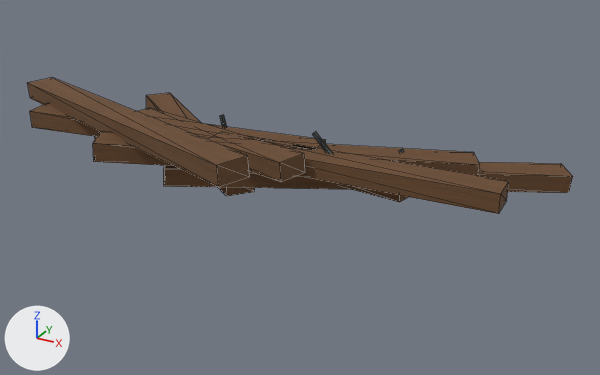
Renders of the OBJ model Assets/ProjectOEN/ProductionArt/Meshes/environment_set_dressing/en-002_broken_plank_pile__medium.obj from each side of a commit.
Both versions are drawn from a camera (50 mm lens) standing at (1.44, -2.29, 1.17) and looking at (0.15, 0.06, -0.01). The axes (+X, +Y, +Z) are drawn at lower left. The lights are the same throughout. The older version comes first. Mesh edges are drawn as thin lines. Where no turn or scale is listed for an object, it has been applied to the vertices. Vertices at exactly the same position are counted once.

The scene before the commit, as lines of its bpy script (objects in view):
```python
me_en_002_broken_plank_pile__medium = bpy.data.meshes.new('en-002_broken_plank_pile__medium')
me_en_002_broken_plank_pile__medium.from_pydata(...)  # 114 vertices, 180 faces; spans x -1.07..0.99, y -0.54..0.58, z -0.02..0.3
# faces by material slot: [108, 72]
me_en_002_broken_plank_pile__medium.materials.append(mat_wood)  # picture img_wood_albedo_png
me_en_002_broken_plank_pile__medium.materials.append(mat_metal)  # picture img_metal_albedo_png
ob_en_002_broken_plank_pile__medium = bpy.data.objects.new('en-002_broken_plank_pile__medium', me_en_002_broken_plank_pile__medium)
ob_en_002_broken_plank_pile__medium.location = (0.0, 0.0, 0.0)
```
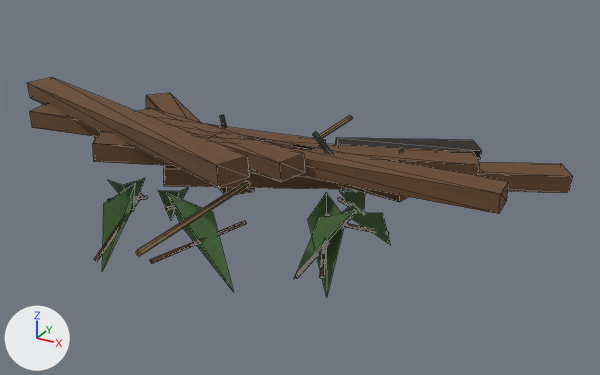
Boxes [x1, y1, x2, y2] around the edits, measured in the pictures (600 x 375 px):
'en-002_broken_plank_pile__medium', reshaped (61% taller): before [28, 78, 573, 214]; after [28, 78, 573, 297]
part 1 of me_en_002_broken_plank_pile__medium, added: after [94, 115, 482, 297]

The change, as a diff of the scene's bpy script:
```diff
--- a/Assets/ProjectOEN/ProductionArt/Meshes/environment_set_dressing/en-002_broken_plank_pile__medium.obj.py
+++ b/Assets/ProjectOEN/ProductionArt/Meshes/environment_set_dressing/en-002_broken_plank_pile__medium.obj.py
@@ img_leaf_albedo_png @@
+img_leaf_albedo_png = load_image('leaf_albedo.png', '../../Materials/Textures/leaf_albedo.png', 1024, 1024, 'sRGB')
@@ img_rope_albedo_png @@
+img_rope_albedo_png = load_image('rope_albedo.png', '../../Materials/Textures/rope_albedo.png', 1024, 1024, 'sRGB')
@@ img_char_albedo_png @@
+img_char_albedo_png = load_image('char_albedo.png', '../../Materials/Textures/char_albedo.png', 1024, 1024, 'sRGB')
@@ mat_leaf @@
+mat_leaf = principled_material('Leaf')
+mat_leaf.texture = img_leaf_albedo_png
+mat_leaf.roughness = 0.89
@@ mat_rope @@
+mat_rope = principled_material('Rope')
+mat_rope.texture = img_rope_albedo_png
+mat_rope.roughness = 0.89
@@ mat_char @@
+mat_char = principled_material('Char')
+mat_char.texture = img_char_albedo_png
+mat_char.roughness = 0.89
@@ me_en_002_broken_plank_pile__medium @@
 # used by ob_en_002_broken_plank_pile__medium; location = (0.0, 0.0, 0.0)
-me_en_002_broken_plank_pile__medium.from_pydata(...)  # 114 vertices, 180 faces; spans x -1.07..0.99, y -0.54..0.58, z -0.02..0.3
+me_en_002_broken_plank_pile__medium.from_pydata(...)  # 296 vertices, 436 faces; spans x -1.07..0.99, y -0.69..0.64, z -0.25..0.3
+# me_en_002_broken_plank_pile__medium part 1
+# 182 vertices are added at x -0.55..0.66, y -0.69..0.64, z -0.25..0.12
+# 20 new faces join them, mat_leaf (picture img_leaf_albedo_png)
+# 200 new faces join them, mat_wood (picture img_wood_albedo_png)
+# 24 new faces join them, mat_rope (picture img_rope_albedo_png)
+# 12 new faces join them, mat_char (picture img_char_albedo_png)
 me_en_002_broken_plank_pile__medium.materials.append(mat_wood)
 me_en_002_broken_plank_pile__medium.materials.append(mat_metal)
+me_en_002_broken_plank_pile__medium.materials.append(mat_leaf)  # picture img_leaf_albedo_png
+me_en_002_broken_plank_pile__medium.materials.append(mat_rope)  # picture img_rope_albedo_png
+me_en_002_broken_plank_pile__medium.materials.append(mat_char)  # picture img_char_albedo_png
```
